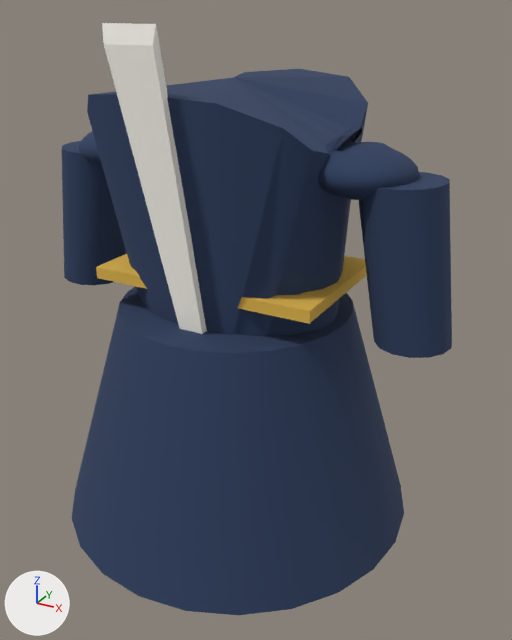
One commit to the glTF model public/models/wear/suit_ancient_1.glb: the scene before it, then after it.
Both versions are drawn from a 50 mm lens placed at (0.612, -1.038, 0.959), pointed at (0.043, -0.004, 0.441). The lights are fixed; the arrows at lower left show +X, +Y and +Z. The picture after the commit comes second. Vertices at exactly the same position are counted once.

Before the edit, the objects in view are built like this:
```python
me_mesh_0 = bpy.data.meshes.new('Mesh_0')
me_mesh_0.from_pydata(...)  # 602 vertices, 1112 faces; spans x -0.394..0.394, y -0.336..0.336, z 0.052..0.857
me_mesh_0.materials.append(mat_material_0)  # dark blue #2b3d5e
me_mesh_1 = bpy.data.meshes.new('Mesh_1')
me_mesh_1.from_pydata(...)  # 8 vertices, 12 faces; spans x -0.043..0.043, y -0.265..-0.137, z 0.468..0.941
me_mesh_1.materials.append(mat_material_1)  # white #f6f3ea
me_mesh_2 = bpy.data.meshes.new('Mesh_2')
me_mesh_2.from_pydata(...)  # a box spanning x -0.207..0.207, y -0.134..0.134, z 0.52..0.541
me_mesh_2.materials.append(mat_material_2)  # yellow #e0b54a
ob_mesh_0 = bpy.data.objects.new('Mesh_0', me_mesh_0)
ob_mesh_0.location = (0.0, 0.0, 0.0)
ob_mesh_1 = bpy.data.objects.new('Mesh_1', me_mesh_1)
ob_mesh_1.location = (0.0, 0.0, 0.0)
ob_mesh_2 = bpy.data.objects.new('Mesh_2', me_mesh_2)
ob_mesh_2.location = (0.0, 0.0, 0.0)
```
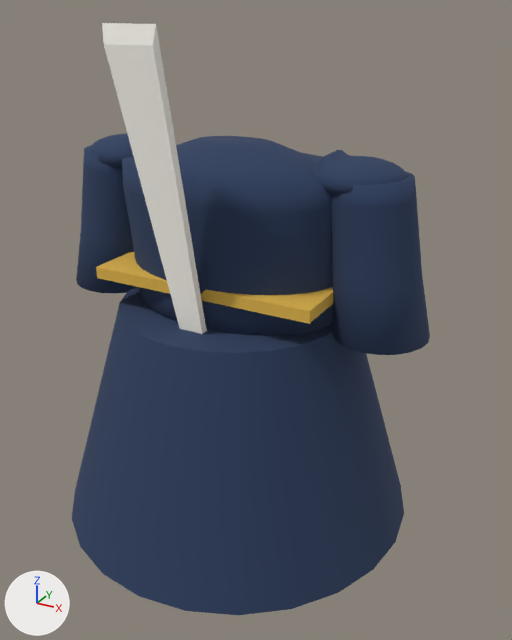
Boxes (x1, y1, x2, y2) around the edits, measured in the pictures (512 x 640 px; the box of a moved part takes in the faces that stretch with it):
'Mesh_0', reshaped (8% narrower, 12% shorter)
    before: (62, 69, 452, 615)
    after: (72, 134, 430, 615)
part 1 of me_mesh_0, rebuilt
    before: (62, 141, 127, 285)
    after: (76, 145, 136, 294)
part 2 of me_mesh_0, rebuilt (6% wider)
    before: (359, 172, 452, 358)
    after: (331, 171, 430, 355)
part 3 of me_mesh_0, moved or reshaped
    before: (79, 69, 419, 337)
    after: (89, 134, 408, 336)

The change in detail:
me_mesh_0 is used by ob_mesh_0; location (0.0, 0.0, 0.0).
me_mesh_0 had 602 vertices, 1112 faces and spanned x -0.394..0.394, y -0.336..0.336, z 0.052..0.857.
me_mesh_0 now has 912 vertices, 1744 faces and spans x -0.357..0.357, y -0.336..0.336, z 0.052..0.758.
me_mesh_0 part 1: the loose piece of 32 vertices spanning x -0.394..-0.223, y -0.068..0.068, z 0.461..0.725 is rebuilt with 82 vertices and now spans x -0.357..-0.174, y -0.08..0.08, z 0.461..0.725.
me_mesh_0 part 2: the loose piece of 32 vertices spanning x 0.223..0.394, y -0.068..0.068, z 0.461..0.725 is rebuilt with 82 vertices and now spans x 0.174..0.357, y -0.08..0.08, z 0.461..0.725.
me_mesh_0 part 3: 3 vertices moved within x -0.148..0.148, y 0.0, z 0.718; 482 vertices removed from x -0.314..0.314, y -0.247..0.247, z 0.437..0.857; 692 vertices added at x -0.3..0.3, y -0.145..0.145, z 0.437..0.758.
